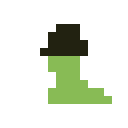
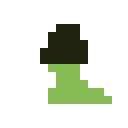
Comparing the layer stacks of the two w=128, h=128 images. Changes:
painted on "Background" over [left=40, top=56, right=88, bottom=64]
